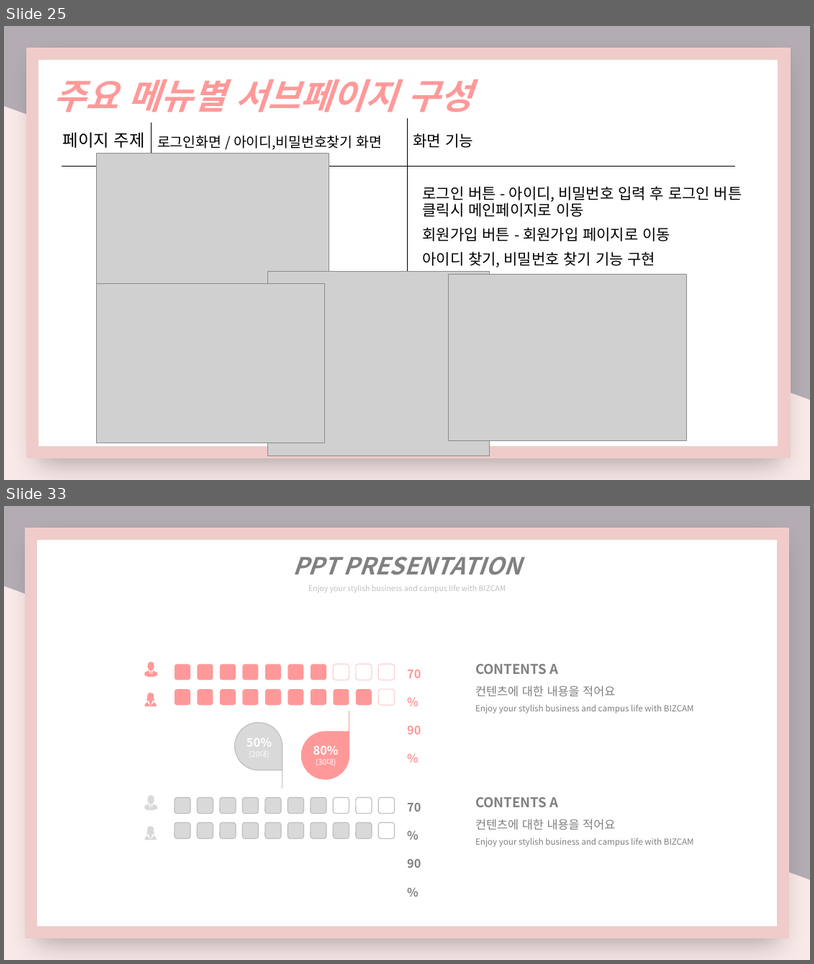
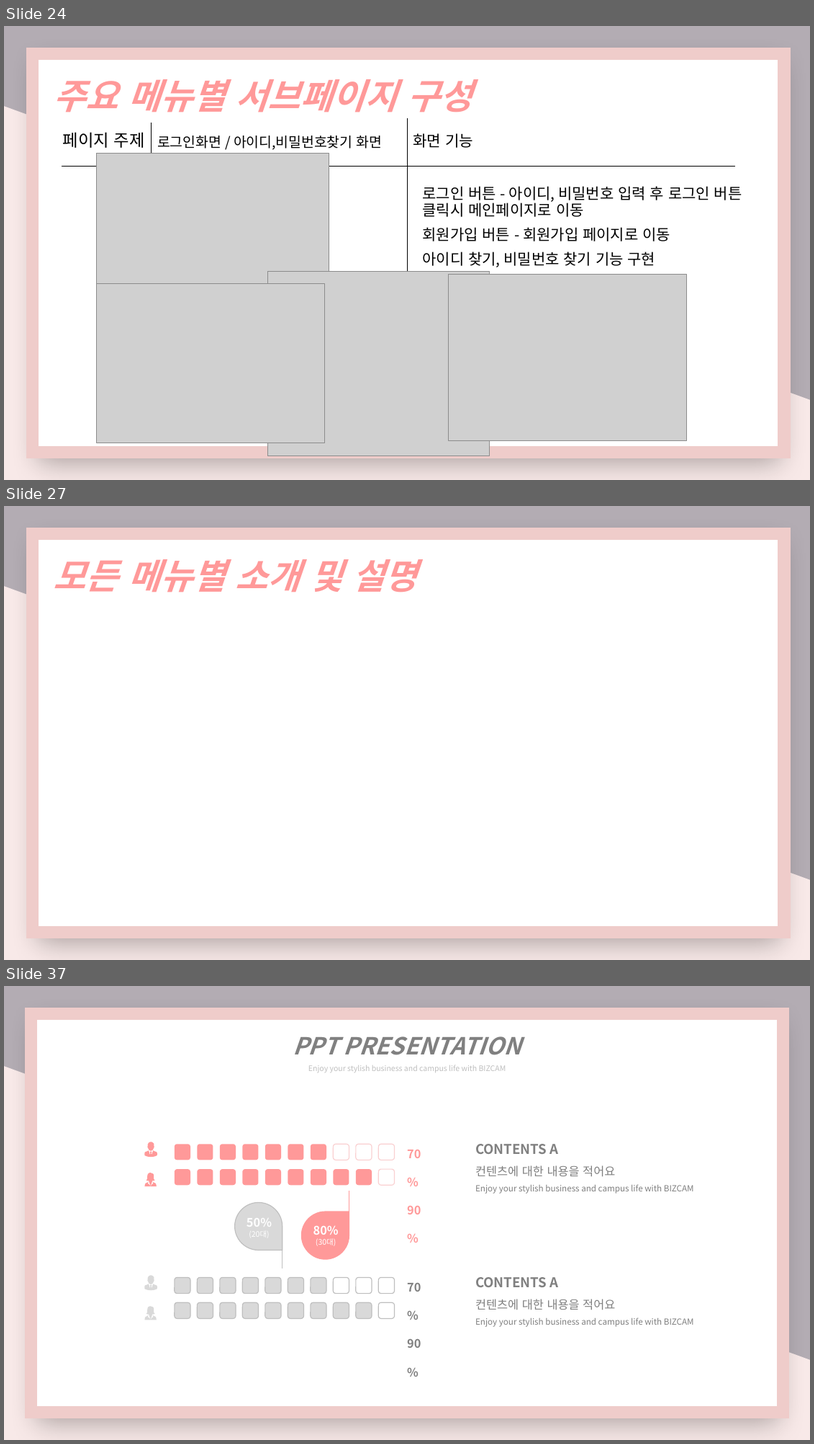
Before and after one commit to nimi2838/thecare, a slide deck: 졸작 기획서.pptx. Shown one above the other, each under a label of ours: slides 25 and 33 before the commit, slides 24, 27 and 37 after it; the slides between them are not shown. The pictures are 814x964 and 814x1444 pixels, drawn with LibreOffice and Linux fonts; fonts in the diff are those of the drawing; grey boxes stand for pictures. Boxes give left, top, right and bottom in pixels: in the first picture for what was removed or moved away, otherwise in the second. Text is boxed around its words. In the diff, an @@ line names an element or a change of style, - is before the commit and + after.

```diff
--- a/졸작 기획서.pptx
+++ b/졸작 기획서.pptx
@@ slide 27 added at box(4, 506, 810, 960), background gradient #B3ACB3 to #F8E9E8 @@
@@ rectangle added at box(32, 534, 785, 932), fill #FFFFFF, outline #D9D9D9 14.75 pt @@
@@ text added at box(53, 559, 417, 592), 42 pt, text #FF9999, bold, italic @@
+모든 메뉴별 소개 및 설명
@@ what was slide 25 is now slide 24 @@
@@ what was slide 33 is now slide 37 @@
```
Also in this commit, not shown: 6 slides changed, 5 other slides added, 2 slides removed.
